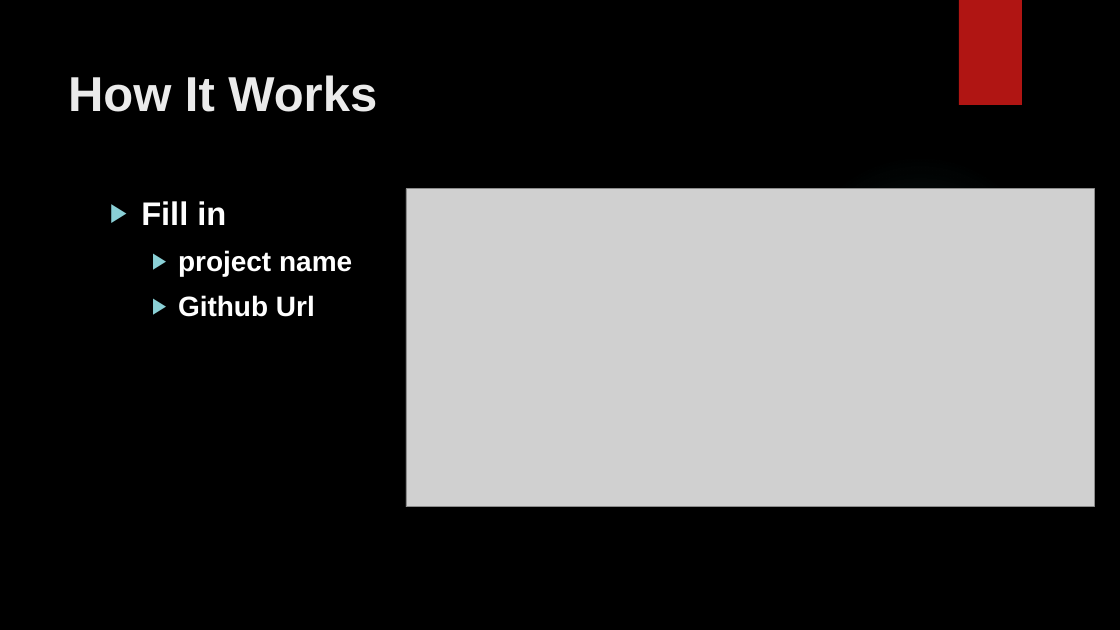
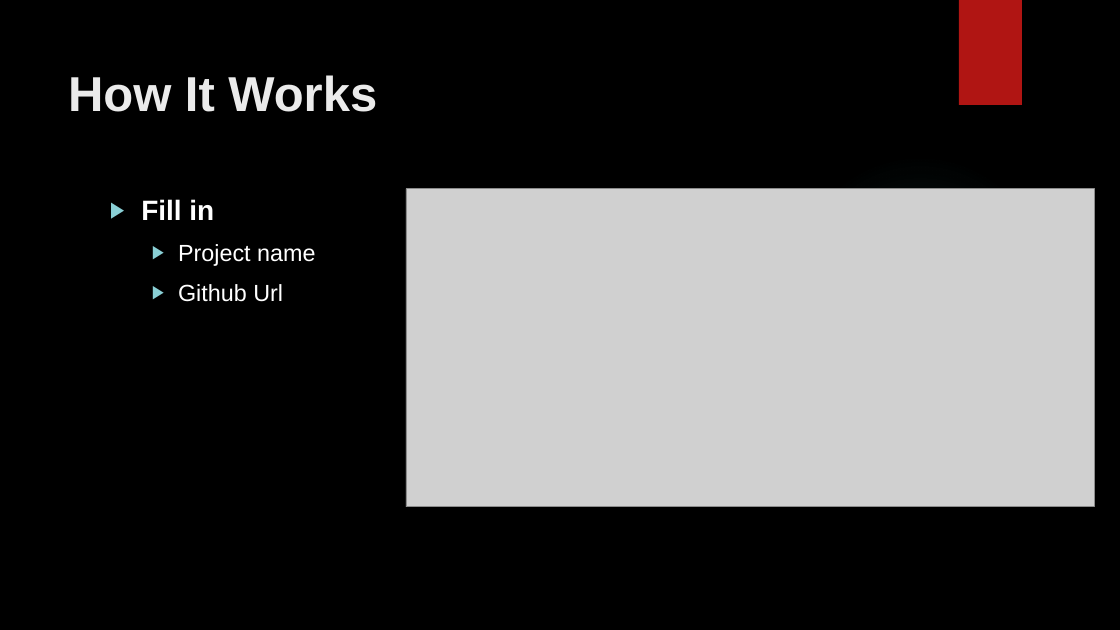
Before and after one commit to simonangel-fong/AWS_DjangoECDeployer, a slide deck: slide 6 of doc/ec-deploy.pptx. Drawn at 1120x630 pixels with LibreOffice and Linux fonts; fonts in the diff are those of the drawing; grey boxes stand for pictures; background and template pictures are left out. Boxes give left, top, right and bottom in pixels: in the first picture for what was removed or moved away, otherwise in the second. Text is boxed around its words. In the diff, an @@ line names an element or a change of style, - is before the commit and + after.

```diff
--- a/doc/ec-deploy.pptx
+++ b/doc/ec-deploy.pptx
@@ text at bbox=[141, 199, 283, 302]: size 28 to 24 pt in "Fill in"; size 24 to 20 pt, bold off in "Github Url" @@
@@ text at bbox=[178, 244, 315, 266]: text changed; size 24 to 20 pt; bold off @@
-  ▶ project name
+  ▶ Project name
```
Also in this commit, not shown: 8 other slides changed, 12 other files.
